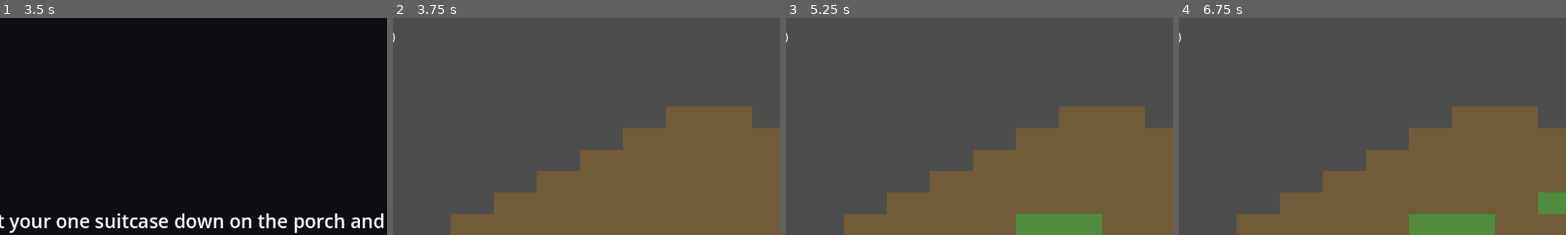
Above: before the commit, frames 1-4 (left to right).
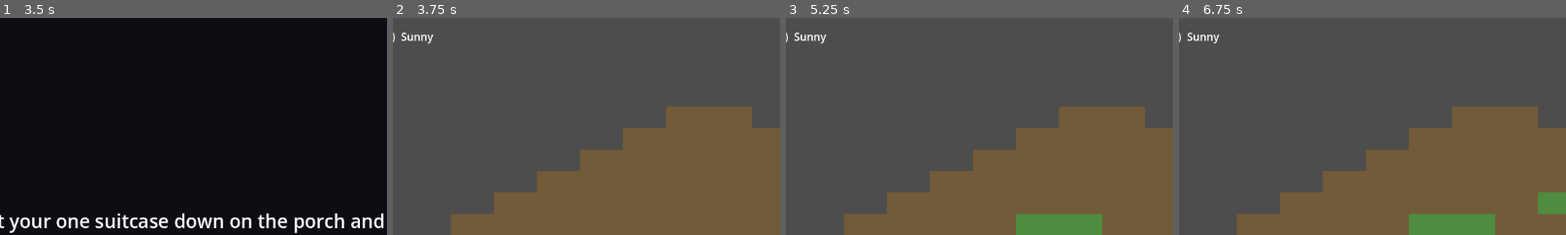
Above: after the commit, the same moments.

Repository: GRITui/story-of-country-side
Game: Godot game, scene res://scenes/Main.tscn
The game is run twice, just before and just after one commit, with the same random seed, the same clock (stepped at 60 frames per second) and the same inputs.
Inputs (mouse positions are % of the whole screen's width and height, from its top left):
- Up to frame 1 (3.5 s): tap Enter (ui_accept) at 0.5, 0.77, 1.25, 2, 2.75 s; move the mouse to (72, 45) at 0.52 s; click (72, 45) at 0.67 s; drag from (30, 55) to (45, 70) at 1.27 s; move the mouse to (60, 28) at 2.02 s; click (60, 28) at 2.17 s; drag from (45, 70) to (20, 35) at 2.77 s
- Up to frame 2 (3.75 s): tap Enter (ui_accept) at 3.5 s; move the mouse to (80, 65) at 3.52 s; click (80, 65) at 3.67 s
- Up to frame 3 (5.25 s): tap Enter (ui_accept) at 3.77, 4.25 s; drag from (20, 35) to (35, 25) at 4.27 s; move the mouse to (55, 50) at 5.02 s; click (55, 50) at 5.17 s
- Up to frame 4 (6.75 s): drag from (35, 25) to (30, 55) at 5.77 s; move the mouse to (72, 45) at 6.52 s; click (72, 45) at 6.67 s
The pictures show only the part of the screen within x 15-65%, y 0-50%; the shares and areas given below are measured in that part.

Frame 1 is identical in both runs. In frame 2, 0.2% of the frame differs, in the area x 2-11%, y 6-13%; in frame 3, 0.2%; in frame 4, 0.2%.

Commit message:
Frontend: HUD weather display (issue #52)
Wires WeatherManager's get_current_weather()/weather_changed (PR #62)
into the existing top-left date/season cluster in HUD.tscn, per
menu-hud-flow-spec.md §2's diagram which already lists weather there.
Reads only via WeatherManager's public getter/signal, per SQUAD-SPLIT.md's
contract rule -- no new backend surface needed.

677/677 tests pass against the real Godot 4.3 engine headless (6 new:
weather label primed on _ready(), updates on weather_changed, twice),
clean smoke boot.

Diff:
--- a/scenes/ui/HUD.tscn
+++ b/scenes/ui/HUD.tscn
@@ -24,9 +24,17 @@
 theme_override_constants/margin_right = 8
 theme_override_constants/margin_bottom = 8
 
-[node name="DateLabel" type="Label" parent="TopBar/DateCluster"]
+[node name="Row" type="HBoxContainer" parent="TopBar/DateCluster"]
+layout_mode = 2
+theme_override_constants/separation = 8
+
+[node name="DateLabel" type="Label" parent="TopBar/DateCluster/Row"]
 layout_mode = 2
 text = "Mon, Spring 1 (Yr 1)"
+
+[node name="WeatherLabel" type="Label" parent="TopBar/DateCluster/Row"]
+layout_mode = 2
+text = "Sunny"
 
 [node name="GoldClockCluster" type="HBoxContainer" parent="TopBar"]
 anchors_preset = 6
--- a/scripts/ui/hud.gd
+++ b/scripts/ui/hud.gd
@@ -17,9 +17,6 @@
 ## binding logic below.
 ##
 ## Content gaps, called out rather than fabricated:
-## - Weather isn't tracked by any backend system yet (no WeatherManager
-##   exists), so the top-left cluster only shows date/season, not weather,
-##   even though the spec's §2 diagram lists it.
 ## - The hotbar has no real item-slot binding: InventoryManager is a plain
 ##   item_id -> count ledger with no "assigned to hotbar slot N" concept and
 ##   no item metadata (icon/display name). §4 leaves slot count as an open
@@ -29,7 +26,8 @@
 
 const HOTBAR_SLOT_COUNT := 8
 
-@onready var _date_label: Label = $TopBar/DateCluster/DateLabel
+@onready var _date_label: Label = $TopBar/DateCluster/Row/DateLabel
+@onready var _weather_label: Label = $TopBar/DateCluster/Row/WeatherLabel
 @onready var _gold_label: Label = $TopBar/GoldClockCluster/GoldLabel
 @onready var _clock_label: Label = $TopBar/GoldClockCluster/ClockLabel
 @onready var _stamina_bar: ProgressBar = $BottomBar/StaminaCluster/StaminaBar
@@ -42,6 +40,7 @@
 	TimeManager.day_started.connect(_on_day_started)
 	StaminaManager.stamina_changed.connect(_on_stamina_changed)
 	ShippingBinManager.gold_changed.connect(_on_gold_changed)
+	WeatherManager.weather_changed.connect(_on_weather_changed)
 
 	# Prime every cluster with current state immediately -- don't wait for
 	# the first signal fire after the HUD enters the tree, or the player
@@ -50,6 +49,7 @@
 	_refresh_date()
 	_on_stamina_changed(StaminaManager.current_stamina, StaminaManager.max_stamina)
 	_on_gold_changed(ShippingBinManager.gold)
+	_on_weather_changed(WeatherManager.get_current_weather())
 
 func _build_hotbar_placeholder() -> void:
 	for i in range(HOTBAR_SLOT_COUNT):
@@ -77,6 +77,9 @@
 func _on_day_started(_day_in_season: int, _season: String, _day_of_week: String) -> void:
 	_refresh_date()
 
+func _on_weather_changed(weather: String) -> void:
+	_weather_label.text = weather
+
 func _refresh_clock() -> void:
 	_clock_label.text = format_clock(TimeManager.hour, TimeManager.minute)
 
--- a/tests/test_runner.gd
+++ b/tests/test_runner.gd
@@ -162,6 +162,8 @@
 	_test_hud_stamina_bar_updates_on_signal()
 	_test_hud_clock_label_updates_on_minute_passed()
 	_test_hud_initial_state_reflects_current_backend_values()
+	_test_hud_weather_label_primed_on_ready()
+	_test_hud_weather_label_updates_on_signal()
 
 	_test_pause_menu_open_and_close_toggle_state()
 	_test_pause_menu_freezes_and_unfreezes_time_manager()
@@ -1877,6 +1879,22 @@
 	_check(bar.value == 55, "stamina bar should be primed from current StaminaManager.current_stamina on _ready(), got %s" % bar.value)
 	hud.queue_free()
 
+func _test_hud_weather_label_primed_on_ready() -> void:
+	var hud := _make_hud() # _ready() should prime the label from WeatherManager.get_current_weather(), not wait for a signal
+	_check(hud.get_node("TopBar/DateCluster/Row/WeatherLabel").text == WeatherManager.get_current_weather(),
+		"weather label should be primed from current WeatherManager.get_current_weather() on _ready(), got '%s'" % hud.get_node("TopBar/DateCluster/Row/WeatherLabel").text)
+	hud.queue_free()
+
+func _test_hud_weather_label_updates_on_signal() -> void:
+	var hud := _make_hud()
+	WeatherManager.weather_changed.emit("Rainy")
+	_check(hud.get_node("TopBar/DateCluster/Row/WeatherLabel").text == "Rainy",
+		"weather label should update when weather_changed fires, got '%s'" % hud.get_node("TopBar/DateCluster/Row/WeatherLabel").text)
+	WeatherManager.weather_changed.emit("Sunny")
+	_check(hud.get_node("TopBar/DateCluster/Row/WeatherLabel").text == "Sunny",
+		"weather label should update again on a second weather_changed emission, got '%s'" % hud.get_node("TopBar/DateCluster/Row/WeatherLabel").text)
+	hud.queue_free()
+
 ## --- Frontend: Pause menu + Inventory overlay (menu-hud-flow-spec.md §1/§3) ---
 ##
 ## Same discipline as the HUD block above: what's asserted here is signal
